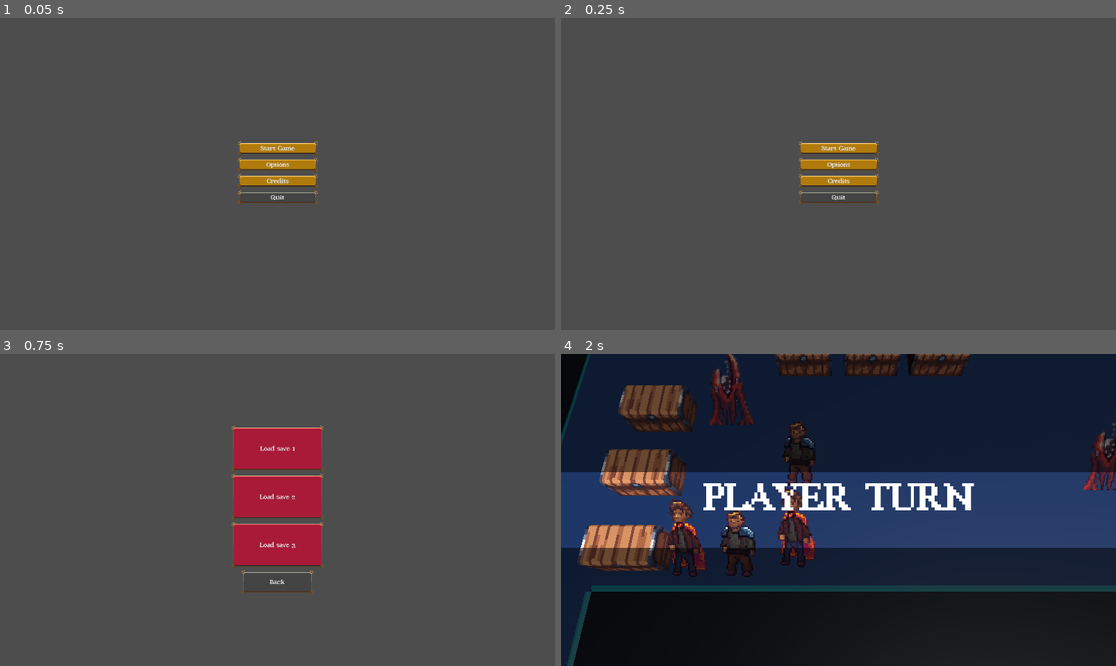
Above: before the commit, frames 1-4 (two rows, left to right).
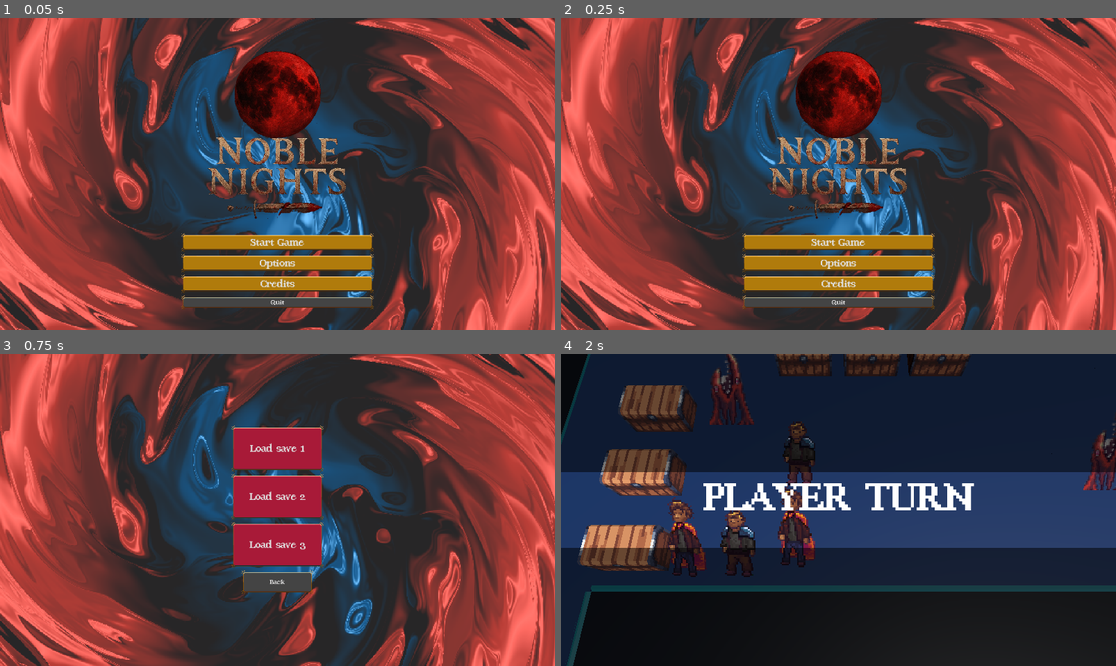
Above: after the commit, the same moments.

Repository: alanhaugen/bachelor-inn
Game: Godot game, scene res://scenes/UI/mainmenu.tscn
Two runs of this game, one before a commit and one after it. Both use one fixed random seed, a clock stepped at 60 frames per second and the inputs below.
Inputs:
- Up to frame 1 (0.05 s): no input
- Up to frame 2 (0.25 s): no input
- Up to frame 3 (0.75 s): click "Start Game" at 0.5 s
- Up to frame 4 (2 s): click "Load save 1" at 1.25 s

The runs differ from the first frame. In frame 1, 99% of the frame differs, in the area x 0-100%, y 0-100%; in frame 2, 99%; in frame 3, 93%; in frame 4, nothing differs.

Commit message:
Added a temp logo and temp background to game

Diff:
--- a/scenes/UI/mainmenu.tscn
+++ b/scenes/UI/mainmenu.tscn
@@ -1,8 +1,13 @@
-[gd_scene load_steps=26 format=3 uid="uid://cm02uehw506nt"]
+[gd_scene load_steps=29 format=3 uid="uid://cm02uehw506nt"]
 
 [ext_resource type="FontFile" uid="uid://bltfi0bh6lptu" path="res://art/Fonts/RetroByte.ttf" id="2_cix78"]
+[ext_resource type="Shader" uid="uid://beua1shvmn38p" path="res://shaders/balatro_bg.gdshader" id="2_v8ire"]
 [ext_resource type="Texture2D" uid="uid://bxkugojenvo5a" path="res://art/textures/UI_Spritesheet.png" id="3_v8ire"]
 [ext_resource type="Script" uid="uid://bt1if6bipdwt1" path="res://scripts/ui/main_menu.gd" id="3_wxwbn"]
+[ext_resource type="Texture2D" uid="uid://bcjv85d3vws2n" path="res://art/textures/logo_noble.png" id="5_v8ire"]
+
+[sub_resource type="ShaderMaterial" id="ShaderMaterial_e6rwi"]
+shader = ExtResource("2_v8ire")
 
 [sub_resource type="StyleBoxTexture" id="StyleBoxTexture_2gien"]
 texture = ExtResource("3_v8ire")
@@ -198,6 +203,19 @@
 grow_vertical = 2
 size_flags_horizontal = 6
 
+[node name="Background" type="ColorRect" parent="UI"]
+material = SubResource("ShaderMaterial_e6rwi")
+layout_mode = 1
+anchors_preset = 15
+anchor_right = 1.0
+anchor_bottom = 1.0
+offset_left = -572.0
+offset_top = -311.0
+offset_right = 601.0
+offset_bottom = 320.0
+grow_horizontal = 2
+grow_vertical = 2
+
 [node name="VBoxContainer" type="VBoxContainer" parent="UI"]
 layout_mode = 1
 anchors_preset = 8
@@ -221,6 +239,7 @@
 size_flags_horizontal = 4
 size_flags_vertical = 4
 theme_override_fonts/font = ExtResource("2_cix78")
+theme_override_font_sizes/font_size = 25
 theme_override_styles/normal = SubResource("StyleBoxTexture_2gien")
 theme_override_styles/pressed = SubResource("StyleBoxTexture_1nqvl")
 theme_override_styles/hover = SubResource("StyleBoxTexture_61o3f")
@@ -232,6 +251,7 @@
 size_flags_horizontal = 4
 size_flags_vertical = 4
 theme_override_fonts/font = ExtResource("2_cix78")
+theme_override_font_sizes/font_size = 25
 theme_override_styles/normal = SubResource("StyleBoxTexture_ds07i")
 theme_override_styles/pressed = SubResource("StyleBoxTexture_nsnfg")
 theme_override_styles/hover = SubResource("StyleBoxTexture_61o3f")
@@ -243,6 +263,7 @@
 size_flags_horizontal = 4
 size_flags_vertical = 4
 theme_override_fonts/font = ExtResource("2_cix78")
+theme_override_font_sizes/font_size = 25
 theme_override_styles/normal = SubResource("StyleBoxTexture_e6rwi")
 theme_override_styles/pressed = SubResource("StyleBoxTexture_74hbn")
 theme_override_styles/hover = SubResource("StyleBoxTexture_61o3f")
@@ -262,8 +283,15 @@
 [node name="MainMenu" type="VBoxContainer" parent="UI/VBoxContainer"]
 layout_mode = 2
 
+[node name="TextureRect" type="TextureRect" parent="UI/VBoxContainer/MainMenu"]
+custom_minimum_size = Vector2(0, 400)
+layout_mode = 2
+texture = ExtResource("5_v8ire")
+expand_mode = 3
+
 [node name="StartGameButton" type="Button" parent="UI/VBoxContainer/MainMenu"]
 layout_mode = 2
+theme_override_font_sizes/font_size = 25
 theme_override_styles/normal = SubResource("StyleBoxTexture_4hx67")
 theme_override_styles/pressed = SubResource("StyleBoxTexture_snox8")
 theme_override_styles/hover = SubResource("StyleBoxTexture_vus0j")
@@ -271,6 +299,7 @@
 
 [node name="OptionsButton" type="Button" parent="UI/VBoxContainer/MainMenu"]
 layout_mode = 2
+theme_override_font_sizes/font_size = 25
 theme_override_styles/normal = SubResource("StyleBoxTexture_4y25g")
 theme_override_styles/pressed = SubResource("StyleBoxTexture_iy0in")
 theme_override_styles/hover = SubResource("StyleBoxTexture_jcc73")
@@ -278,6 +307,7 @@
 
 [node name="CreditsButton" type="Button" parent="UI/VBoxContainer/MainMenu"]
 layout_mode = 2
+theme_override_font_sizes/font_size = 25
 theme_override_styles/normal = SubResource("StyleBoxTexture_6srpe")
 theme_override_styles/pressed = SubResource("StyleBoxTexture_8o0t5")
 theme_override_styles/hover = SubResource("StyleBoxTexture_6cb08")
--- a/scripts/combat/level.gd
+++ b/scripts/combat/level.gd
@@ -519,7 +519,7 @@
 	if (numberOfPlayerUnits == 0):
 		get_tree().change_scene_to_file("res://scenes/states/gameover.tscn");
 	elif (numberOfEnemyUnits == 0):
-		get_tree().change_scene_to_file("res://scenes/states/victory.tscn");
+		Main.load_level("second");
 
 
 func _process(delta: float) -> void:
--- a/scripts/main.gd
+++ b/scripts/main.gd
@@ -22,6 +22,9 @@
 ## Character Units held by the gaming session
 var characters: Array[Character];
 
+## All levels
+@export var levels: Array[Level];
+
 ## Save file
 @onready var save: SaveGame = SaveGame.new();
 #endregion
--- a/scripts/ui/main_menu.gd
+++ b/scripts/ui/main_menu.gd
@@ -35,12 +35,15 @@
 #region: --- Signals ---
 ## Called when the Load Map 0 button is pressed
 func _on_load_map_0_pressed() -> void:
+	$UI/Background.visible = false;
 	$UI/VBoxContainer/LevelSelect.visible = false;
 	Main.save.read(0);
 func _on_load_map_1_pressed() -> void:
+	$UI/Background.visible = false;
 	$UI/VBoxContainer/LevelSelect.visible = false;
 	Main.save.read(1);
 func _on_load_map_2_pressed() -> void:
+	$UI/Background.visible = false;
 	$UI/VBoxContainer/LevelSelect.visible = false;
 	Main.save.read(2);
 #endregion
--- /dev/null
+++ b/shaders/balatro_bg.gdshader
@@ -0,0 +1,63 @@
+shader_type canvas_item;
+// Original by localthunk (https://www.playbalatro.com)
+
+// Configuration (modify these values to change the effect)
+#define SPIN_ROTATION -2.0
+#define SPIN_SPEED 7.0
+#define OFFSET vec2(0.0)
+#define COLOUR_1 vec4(0.871, 0.267, 0.231, 1.0)
+#define COLOUR_2 vec4(0.0, 0.42, 0.706, 1.0)
+#define COLOUR_3 vec4(0.086, 0.137, 0.145, 1.0)
+#define CONTRAST 3.5
+#define LIGTHING 0.4
+#define SPIN_AMOUNT 0.25
+#define PIXEL_FILTER 745.0
+#define SPIN_EASE 1.0
+#define PI 3.14159265359
+#define IS_ROTATE false
+
+vec4 effect(vec2 screenSize, vec2 screen_coords)
+{
+    float pixel_size = length(screenSize.xy) / PIXEL_FILTER;
+    vec2 uv = (floor(screen_coords.xy*(1./pixel_size))*pixel_size - 0.5*screenSize.xy)/length(screenSize.xy) - OFFSET;
+    float uv_len = length(uv);
+
+    float speed = (SPIN_ROTATION*SPIN_EASE*0.2);
+    if(IS_ROTATE){
+       speed = TIME * speed;
+    }
+    speed += 302.2;
+    float new_pixel_angle = atan(uv.y, uv.x) + speed - SPIN_EASE*20.*(1.*SPIN_AMOUNT*uv_len + (1. - 1.*SPIN_AMOUNT));
+    vec2 mid = (screenSize.xy/length(screenSize.xy))/2.;
+    uv = (vec2((uv_len * cos(new_pixel_angle) + mid.x), (uv_len * sin(new_pixel_angle) + mid.y)) - mid);
+
+    uv *= 30.;
+    speed = TIME*(SPIN_SPEED);
+    vec2 uv2 = vec2(uv.x+uv.y);
+
+    for(int i=0; i < 5; i++) {
+        uv2 += sin(max(uv.x, uv.y)) + uv;
+        uv  += 0.5*vec2(cos(5.1123314 + 0.353*uv2.y + speed*0.131121),sin(uv2.x - 0.113*speed));
+        uv  -= 1.0*cos(uv.x + uv.y) - 1.0*sin(uv.x*0.711 - uv.y);
+    }
+
+    float contrast_mod = (0.25*CONTRAST + 0.5*SPIN_AMOUNT + 1.2);
+    float paint_res = min(2., max(0.,length(uv)*(0.035)*contrast_mod));
+    float c1p = max(0.,1. - contrast_mod*abs(1.-paint_res));
+    float c2p = max(0.,1. - contrast_mod*abs(paint_res));
+    float c3p = 1. - min(1., c1p + c2p);
+    float light = (LIGTHING - 0.2)*max(c1p*5. - 4., 0.) + LIGTHING*max(c2p*5. - 4., 0.);
+    return (0.3/CONTRAST)*COLOUR_1 + (1. - 0.3/CONTRAST)*(COLOUR_1*c1p + COLOUR_2*c2p + vec4(c3p*COLOUR_3.rgb, c3p*COLOUR_1.a)) + light;
+}
+
+void fragment() {
+	vec2 iResolution = 1.0 / SCREEN_PIXEL_SIZE;
+	vec2 uv = FRAGCOORD.xy/iResolution;
+
+    COLOR = effect(iResolution.xy, uv * iResolution.xy);
+}
+
+//void light() {
+//	// Called for every pixel for every light affecting the CanvasItem.
+//	// Uncomment to replace the default light processing function with this one.
+//}
Binary file added: art/textures/logo_noble.png
Not shown, added: shaders/balatro_bg.gdshader.uid
